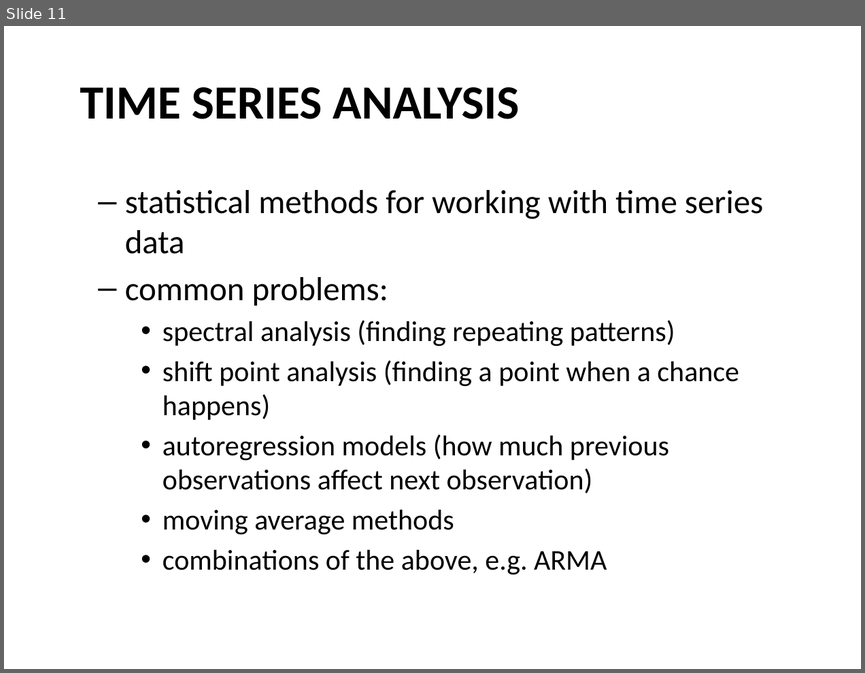
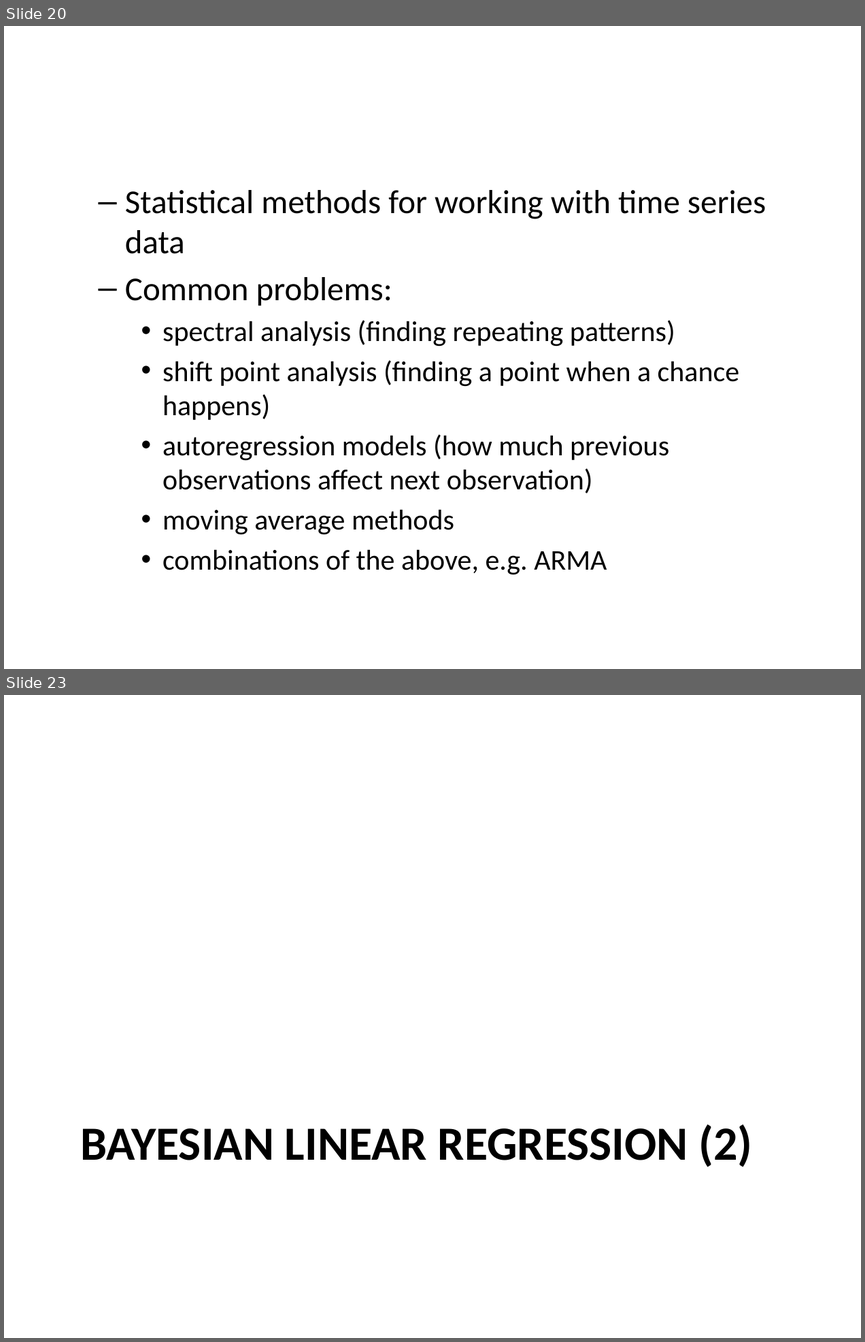
Before and after one commit to AnttiHaerkoenen/vyborg_orthodox, a slide deck: article/slides/slides-seminar-2021.pptx. Shown one above the other, each under a label of ours: slide 11 before the commit, slides 20 and 23 after it; the slides between them are not shown. The pictures are 865x673 and 865x1342 pixels, drawn with LibreOffice and Linux fonts; fonts in the diff are those of the drawing. Boxes give left, top, right and bottom in pixels: in the first picture for what was removed or moved away, otherwise in the second. Text is boxed around its words. In the diff, an @@ line names an element or a change of style, - is before the commit and + after.

```diff
--- a/article/slides/slides-seminar-2021.pptx
+++ b/article/slides/slides-seminar-2021.pptx
@@ slide 23 added at (4, 695, 861, 1338), background #FFFFFF @@
@@ title added at (80, 1124, 752, 1167), 40 pt, text #000000, bold @@
+BAYESIAN LINEAR REGRESSION (2)
@@ what was slide 11 is now slide 20 @@
@@ slide 20 changed as well @@
@@ text removed at (80, 87, 519, 119) @@
-TIME SERIES ANALYSIS
@@ text at (125, 190, 766, 305): text changed @@
-  – statistical methods for working with time series data
-  – common problems:
+  – Statistical methods for working with time series data
+  – Common problems:
```
Also in this commit, not shown: 9 other slides changed, 16 other slides added, 1 slide removed, 2 other files.
